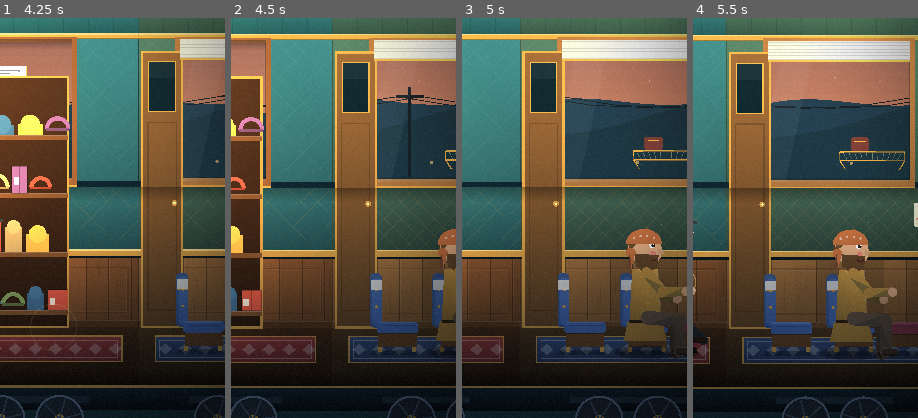
Above: before the commit, frames 1-4 (left to right).
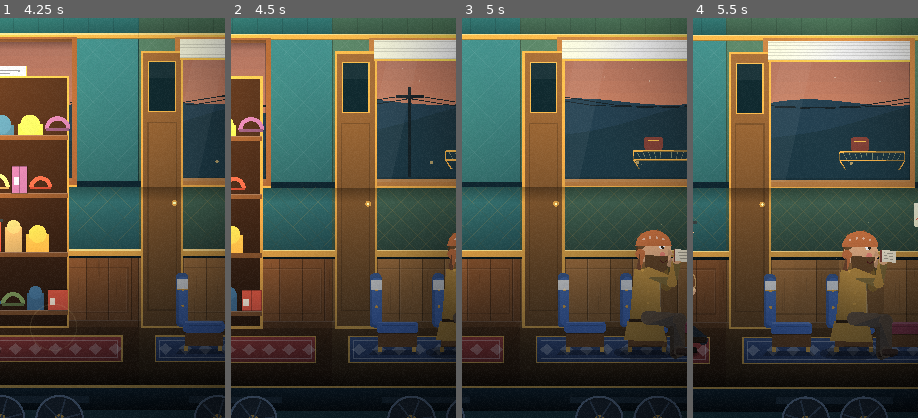
Above: after the commit, the same moments.

Repository: manofwhitebrown/Platform-Zero
Game: Godot game, scene res://ui/game_root.tscn
The game is run twice, just before and just after one commit, with the same random seed, the same clock (stepped at 60 frames per second) and the same inputs.
Inputs (mouse positions are % of the whole screen's width and height, from its top left):
- Up to frame 1 (4.25 s): move the mouse to (72, 45) at 0.52 s; click (72, 45) at 0.67 s; drag from (30, 55) to (45, 70) at 1.27 s; move the mouse to (60, 28) at 2.02 s; click (60, 28) at 2.17 s; drag from (45, 70) to (20, 35) at 2.77 s; move the mouse to (80, 65) at 3.52 s; click (80, 65) at 3.67 s
- Up to frame 2 (4.5 s): drag from (20, 35) to (35, 25) at 4.27 s
- Up to frame 3 (5 s): no input
- Up to frame 4 (5.5 s): move the mouse to (55, 50) at 5.02 s; click (55, 50) at 5.17 s
The pictures show only the part of the screen within x 50-100%, y 27-77%; the shares and areas given below are measured in that part.

Frame 1 is identical in both runs. In frame 2, 0.5% of the frame differs, in the area x 91-100%, y 52-81%; in frame 3, 2.0%; in frame 4, 2.1%, in the area x 60-91%, y 52-82%.

Commit message:
[D] D3 ambient routine visuals: poses, held props, trolley, punch

Diff:
--- a/actors/passenger.gd
+++ b/actors/passenger.gd
@@ -37,6 +37,8 @@
 var _speed: float = 0.0
 var _walk_target: float = NAN
 var _walk_speed: float = 0.0
+var held: String = ""        # prop in the front hand: book | cup | trolley | punch
+var _hand_f: Vector2 = Vector2.ZERO
 var _hid: float = 0.0      # shy peek: how hidden (0..1)
 
 const KEYS := ["hip", "lean", "tf", "tb", "kf", "kb", "sf", "ef", "sb", "eb", "head", "hand_x", "hand_y"]
@@ -137,6 +139,18 @@
 	for key in KEYS:
 		_cur[key] = lerpf(float(_cur.get(key, 0.0)), float(_tgt[key]), k)
 	queue_redraw()
+
+
+func _sit_base(p: Dictionary) -> void:
+	p["hip"] = 70.0
+	p["tf"] = 1.5
+	p["tb"] = 1.45
+	p["kf"] = 1.5
+	p["kb"] = 1.45
+	p["sf"] = 0.7
+	p["ef"] = 0.9
+	p["sb"] = 0.5
+	p["eb"] = 0.9
 
 
 func _compute(_dt: float) -> void:
@@ -188,6 +202,50 @@
 			p["ef"] = 0.9
 			p["sb"] = 0.5
 			p["eb"] = 0.9
+		"sit_read":
+			_sit_base(p)
+			p["lean"] = 0.04
+			p["head"] = 0.32
+			p["sf"] = 1.15
+			p["ef"] = 1.75
+			p["sb"] = 1.0
+			p["eb"] = 1.9
+		"sit_nap":
+			_sit_base(p)
+			p["lean"] = 0.2 + sin(t * 1.4) * 0.02
+			p["head"] = 0.42
+			p["sf"] = 0.3
+			p["ef"] = 0.4
+			p["hip"] = 70.0 + sin(t * 1.4) * 1.5
+		"sit_eat":
+			_sit_base(p)
+			var cyc: float = (sin(t * 1.6) + 1.0) * 0.5
+			p["sf"] = 0.9 + cyc * 0.9
+			p["ef"] = 1.5 + cyc * 0.5
+			p["head"] = 0.08 + cyc * 0.12
+		"sit_stare":
+			_sit_base(p)
+			p["head"] = -0.1 + sin(t * 0.5) * 0.04
+			p["lean"] = -0.02
+		"sit_chat":
+			_sit_base(p)
+			var g: float = sin(t * 3.1)
+			p["sf"] = 0.9 + maxf(0.0, g) * 0.9
+			p["ef"] = 1.2 + g * 0.4
+			p["head"] = sin(t * 2.0) * 0.08
+			p["lean"] = 0.04 * sin(t * 1.3)
+		"sit_kids":
+			_sit_base(p)
+			p["kf"] = 1.2 + sin(t * 5.0) * 0.5
+			p["kb"] = 1.2 + sin(t * 5.0 + 2.2) * 0.5
+			p["tf"] = 1.4 + sin(t * 5.0) * 0.12
+			p["head"] = sin(t * 1.7) * 0.1
+			p["sf"] = 0.5
+			p["sb"] = 0.4
+		"punch":
+			p["sf"] = 1.3 + maxf(0.0, sin(t * 2.4)) * 0.5
+			p["ef"] = 1.3
+			p["lean"] = 0.03
 		"wave":
 			p["sf"] = 2.5 + sin(t * 9.0) * 0.25
 			p["ef"] = 0.5 + sin(t * 9.0) * 0.4
@@ -304,6 +362,7 @@
 	_head(head_c, skin, bw)
 	# front arm
 	_arm(shoulder + Vector2(4, 8), float(_cur["sf"]) + lean, float(_cur["ef"]), coat, skin, bw, false)
+	_draw_held()
 	_draw_emote(head_c)
 	draw_set_transform(Vector2.ZERO, 0.0, Vector2.ONE)
 
@@ -327,6 +386,8 @@
 	_limb(sh, elbow, 20.0 * bw, sleeve)
 	_limb(elbow, hand, 18.0 * bw, Dr.shade(sleeve, 0.94))
 	draw_circle(hand, 11.0, skin if not back else Dr.shade(skin, 0.85))
+	if not back:
+		_hand_f = hand
 	draw_rect(Rect2(hand.x - 9, hand.y - 12, 18, 6), Color(1, 1, 1, 0.0))
 
 
@@ -494,3 +555,43 @@
 	draw_circle(p + Vector2(r * 0.5, 0), r * 0.6, col)
 	draw_line(p + Vector2(-r * 0.55, r * 0.25), p + Vector2(0, r * 1.25), col, r * 0.95)
 	draw_line(p + Vector2(r * 0.55, r * 0.25), p + Vector2(0, r * 1.25), col, r * 0.95)
+
+
+func _draw_held() -> void:
+	var h: Vector2 = _hand_f
+	match held:
+		"book":
+			var flip: float = fmod(_t, 7.0)
+			draw_colored_polygon(PackedVector2Array([h + Vector2(-4, -26), h + Vector2(30, -22), h + Vector2(30, 6), h + Vector2(-4, 4)]), Color("#e9dfc8"))
+			draw_colored_polygon(PackedVector2Array([h + Vector2(-8, -24), h + Vector2(-4, -26), h + Vector2(-4, 4), h + Vector2(-8, 6)]), Color("#7a3a32"))
+			for i in range(3):
+				draw_line(h + Vector2(2, -18 + i * 7), h + Vector2(24, -16 + i * 7), Color(0, 0, 0, 0.3), 2.0)
+			if flip < 0.5:   # page turn
+				var w: float = sin(flip / 0.5 * PI) * 22.0
+				draw_colored_polygon(PackedVector2Array([h + Vector2(13, -24), h + Vector2(13 + w, -28), h + Vector2(13 + w, 2), h + Vector2(13, 5)]), Color("#f6efdc"))
+		"cup":
+			draw_rect(Rect2(h.x - 2, h.y - 22, 20, 18), Color("#efe6d2"))
+			draw_rect(Rect2(h.x - 2, h.y - 22, 20, 4), Color("#6a3a2a"))
+			draw_arc(h + Vector2(18, -13), 6.0, -PI / 2.0, PI / 2.0, 8, Color("#efe6d2"), 3.0)
+			for i in range(2):
+				var ph: float = fmod(_t * 0.9 + i * 0.5, 1.0)
+				draw_circle(h + Vector2(8 + sin(_t * 3.0 + i) * 3.0, -28 - ph * 26), 4.0 + ph * 3.0, Color(1, 1, 1, 0.35 * (1.0 - ph)))
+		"punch":
+			draw_line(h, h + Vector2(22, -14), Color("#c9a24a"), 5.0)
+			draw_line(h, h + Vector2(24, -2), Color("#c9a24a"), 5.0)
+			draw_circle(h + Vector2(24, -8), 5.0, Color("#8a6a2a"))
+		"trolley":
+			var o := Vector2(78, 0)
+			draw_rect(Rect2(o.x, -104, 96, 10), Color("#6a4a2a"))
+			draw_rect(Rect2(o.x, -104, 96, 3), Color(1, 0.9, 0.6, 0.5))
+			draw_rect(Rect2(o.x + 4, -94, 88, 56), Color("#3a2a1c"))
+			draw_rect(Rect2(o.x + 8, -88, 80, 44), Color("#5a3a22"))
+			draw_line(Vector2(o.x - 8, -128), Vector2(o.x + 2, -104), Color("#c9a24a"), 4.0)
+			draw_line(Vector2(o.x - 8, -128), Vector2(o.x - 22, -126), Color("#c9a24a"), 4.0)
+			draw_circle(Vector2(o.x + 22, -22), 14.0, Color("#1b252b"))
+			draw_circle(Vector2(o.x + 78, -22), 14.0, Color("#1b252b"))
+			draw_circle(Vector2(o.x + 22, -22), 4.0, Color("#c9a24a"))
+			draw_circle(Vector2(o.x + 78, -22), 4.0, Color("#c9a24a"))
+			draw_rect(Rect2(o.x + 12, -124, 18, 20), Color("#d9d2c0"))
+			draw_rect(Rect2(o.x + 44, -118, 12, 14), Color("#c8503c"))
+			draw_rect(Rect2(o.x + 66, -120, 16, 16), Color("#efe6d2"))
--- a/status/D.json
+++ b/status/D.json
@@ -1,12 +1,12 @@
 {
  "agent": "D",
- "updated": "2026-10-30T03:29:22Z",
- "note": "D2: spot props (rack/sill/curtain/shelf/bin/mat), per-car signature props, lamp colours + dust per car, shells/props refresh on car_unlocked. w_car_* shots added (use Sim._add_rep to unlock).",
+ "updated": "2026-10-30T03:34:38Z",
+ "note": "D3: seated routine poses (read w/ page turn, nap+zzz, eat+steam cup, stare, chat gestures, kids swinging legs), vendor trolley, conductor punch; driven from Sim routine in crowd.gd. Boarding/leaving via door x + train-state lean left to D5/D7.",
  "request": "TO B: world/hud.gd:172 calls Sfx.apply_settings() but ui/components/sfx.gd declares it non-static -> parse error (breaks train_world compile in headless import). Use an instance or make it static.",
  "tasks": {
   "D1": "done",
   "D2": "done",
-  "D3": "todo",
+  "D3": "done",
   "D4": "todo",
   "D5": "todo",
   "D6": "todo",
--- a/world/crowd.gd
+++ b/world/crowd.gd
@@ -171,6 +171,16 @@
 	if lm == "annoyed" and state == "leaving":
 		a.mood = "grumpy"
 	var want: String = _anim_for(p, state, moving, float(info["still"]))
+	if String(p.get("kind", "")) == "ambient":
+		var rt: String = String(p.get("routine", ""))
+		var seated: bool = state == "seated"
+		if rt == "conductor" and not moving and state != "seated":
+			want = "punch" if float(info["still"]) > 0.4 else want
+		a.held = "book" if seated and rt == "reading" else ("cup" if seated and rt == "eating" else ("trolley" if rt == "vendor" else ("punch" if rt == "conductor" else "")))
+		if seated and rt == "napping" and a.emote == "":
+			a.do_emote("zzz")
+		elif rt != "napping" and a.emote == "zzz":
+			a.emote = ""
 	if a.anim != want:
 		a.play(want)
 	# fade in at the door
@@ -188,6 +198,13 @@
 	var mood: String = String(p.get("mood", "calm"))
 	match state:
 		"seated":
+			match String(p.get("routine", "")):
+				"reading": return "sit_read"
+				"napping": return "sit_nap"
+				"eating": return "sit_eat"
+				"staring": return "sit_stare"
+				"chatting": return "sit_chat"
+				"kids": return "sit_kids"
 			return "sit"
 		"standing_up":
 			return "idle"
